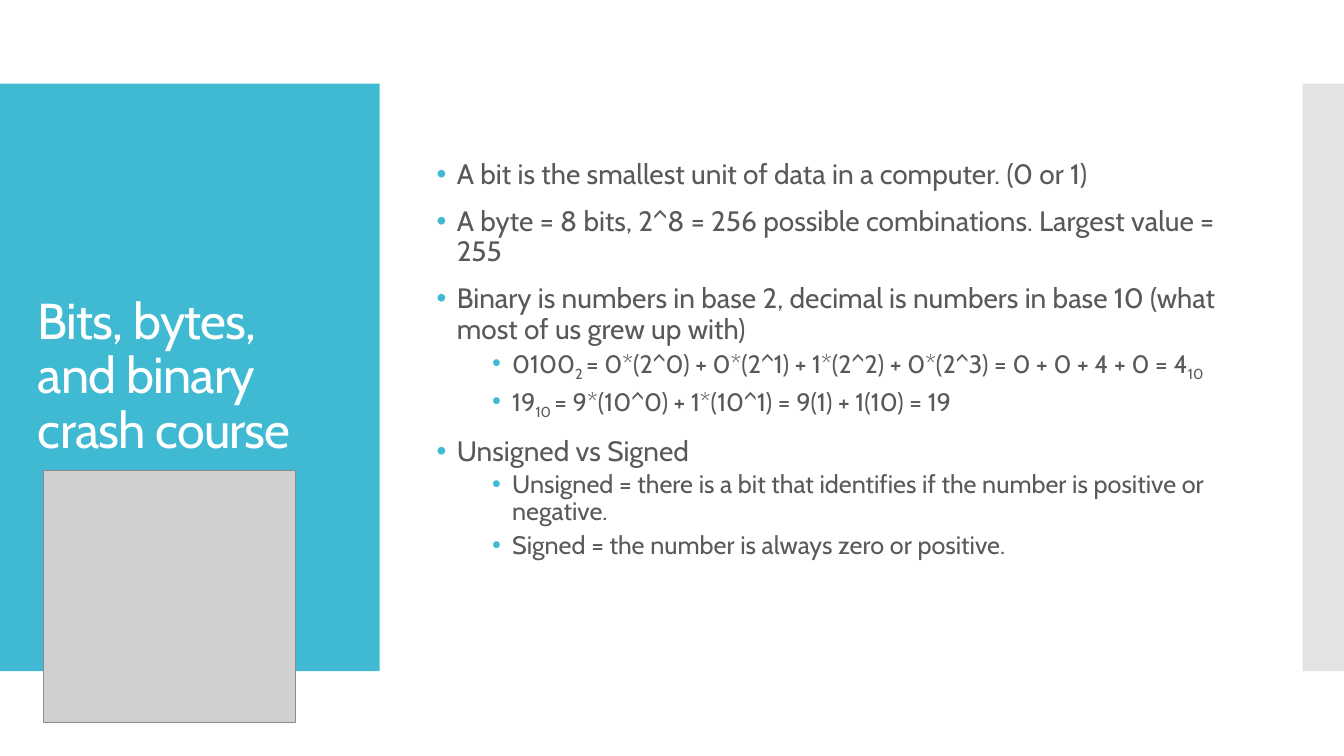
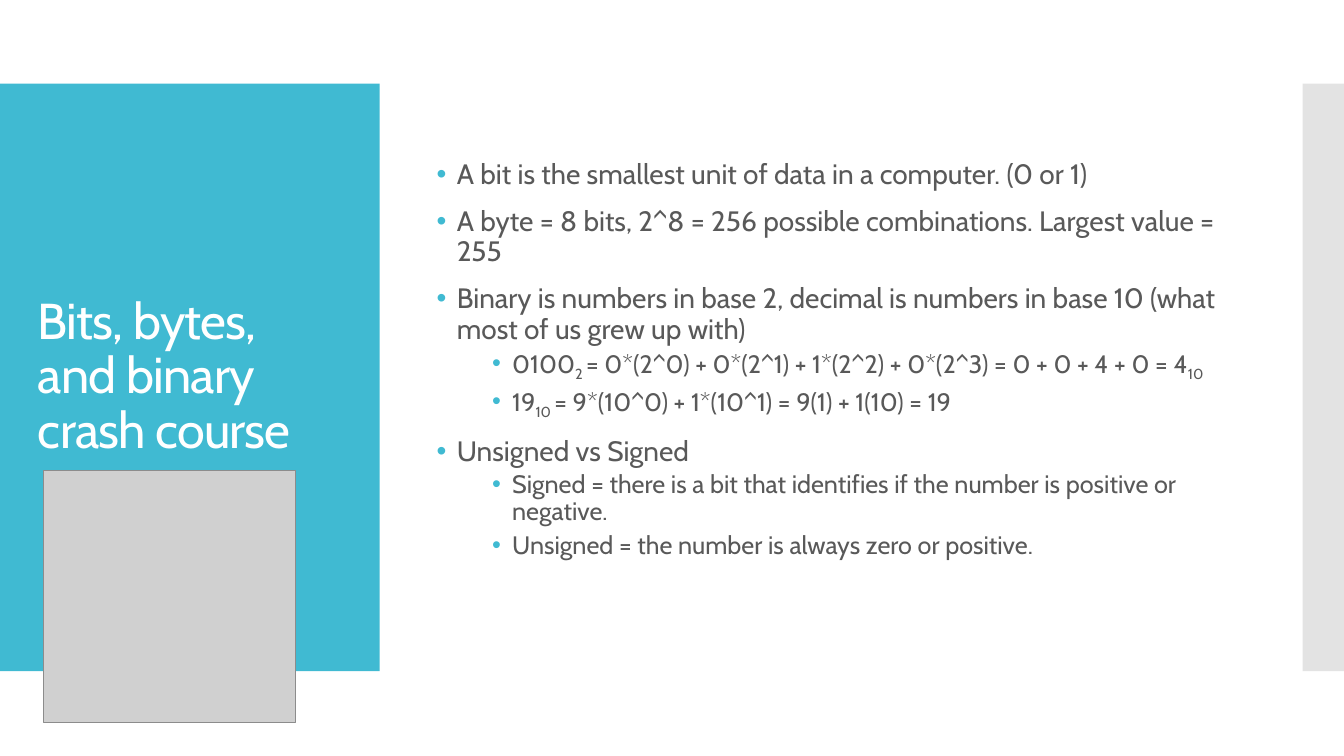
Before and after one commit to kevinlin47/Learn_Go, a slide deck: slide 2 of Data_types and variables/Datatypes_variables.pptx. Drawn at 1344x756 pixels with LibreOffice and Linux fonts; fonts in the diff are those of the drawing; grey boxes stand for pictures. Boxes give left, top, right and bottom in pixels: in the first picture for what was removed or moved away, otherwise in the second. Text is boxed around its words. In the diff, an @@ line names an element or a change of style, - is before the commit and + after.

```diff
--- a/Data_types and variables/Datatypes_variables.pptx
+++ b/Data_types and variables/Datatypes_variables.pptx
@@ text at box(512, 474, 1176, 560): text changed @@
-  • Unsigned = there is a bit that identifies if the number is positive or negative.
-  • Signed = the number is always zero or positive.
+  • Signed = there is a bit that identifies if the number is positive or negative.
+  • Unsigned = the number is always zero or positive.
```
Also in this commit, not shown: 2 other files.
